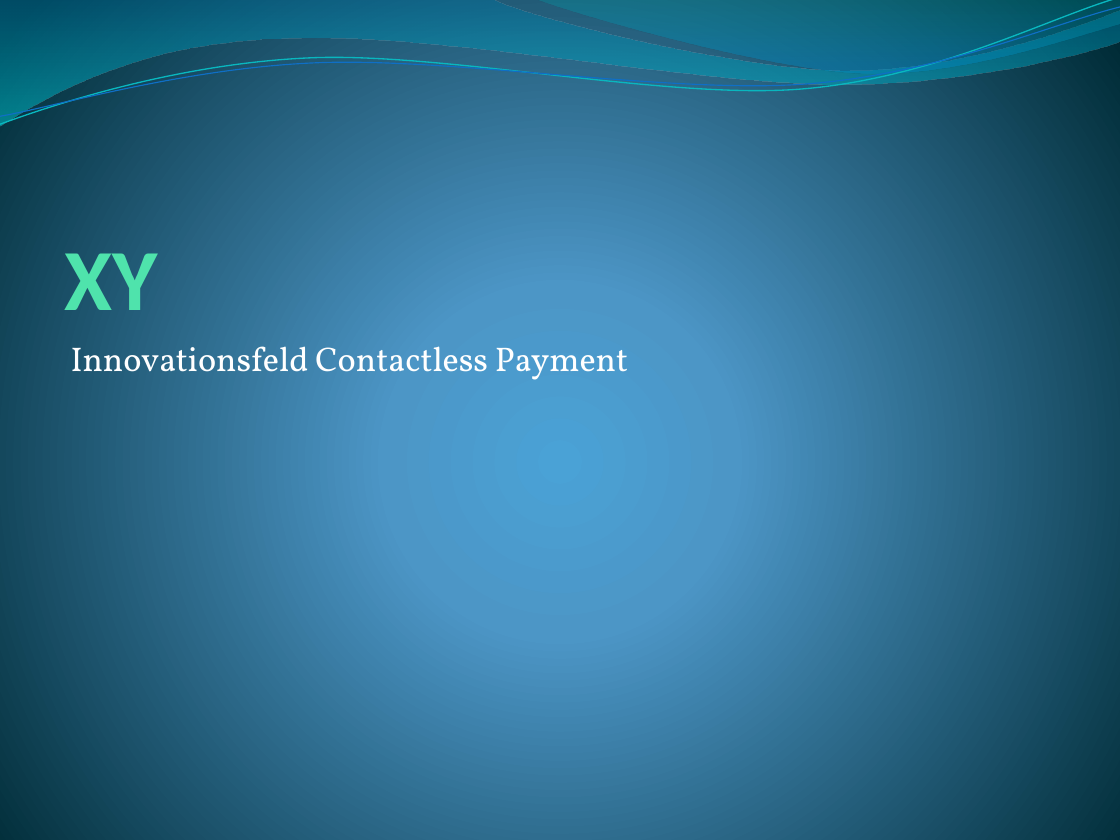
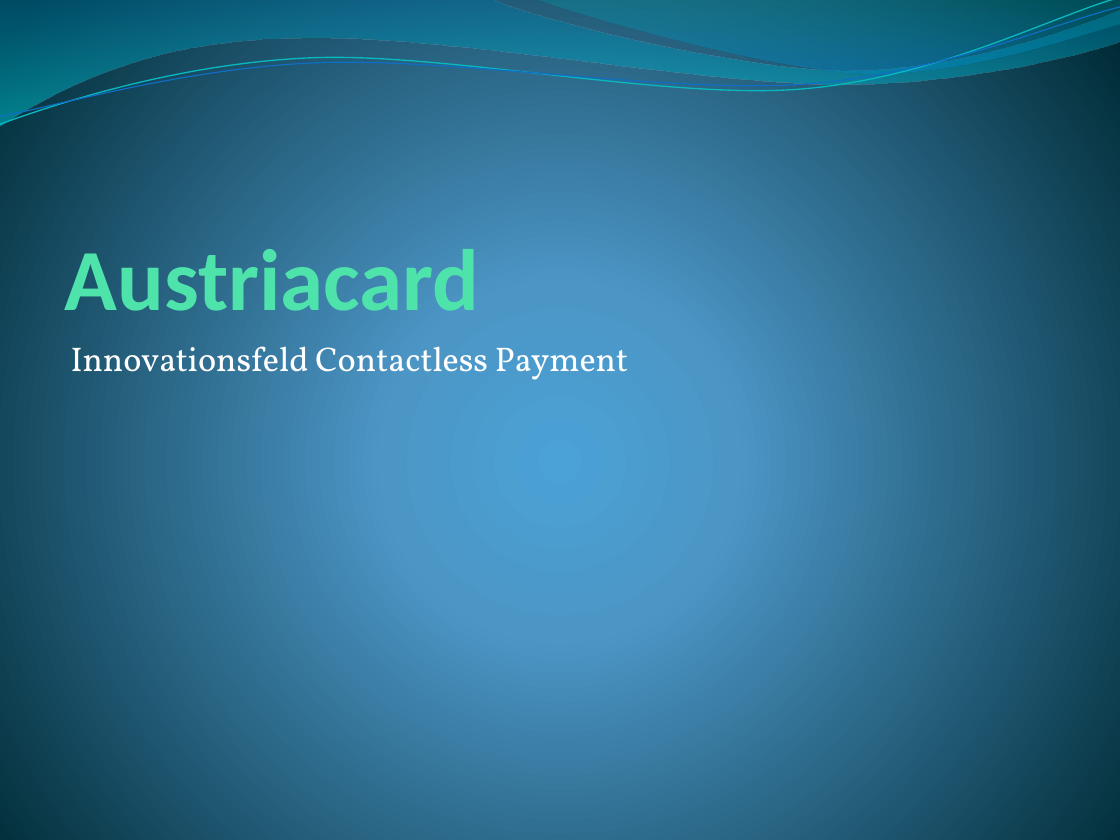
Before and after one commit to ChristophPrybila/it-strategy, a slide deck: slide 8 of UE2/Anbieterprofile.pptx (slide 6 before the commit). Drawn at 1120x840 pixels with LibreOffice and Linux fonts; fonts in the diff are those of the drawing. Boxes give left, top, right and bottom in pixels: in the first picture for what was removed or moved away, otherwise in the second. Text is boxed around its words. In the diff, an @@ line names an element or a change of style, - is before the commit and + after.

```diff
--- a/UE2/Anbieterprofile.pptx
+++ b/UE2/Anbieterprofile.pptx
@@ title at [65, 238, 479, 331]: text changed @@
-XY
+Austriacard
```
Also in this commit, not shown: 2 other slides changed, 4 slides added, 2 other files.
